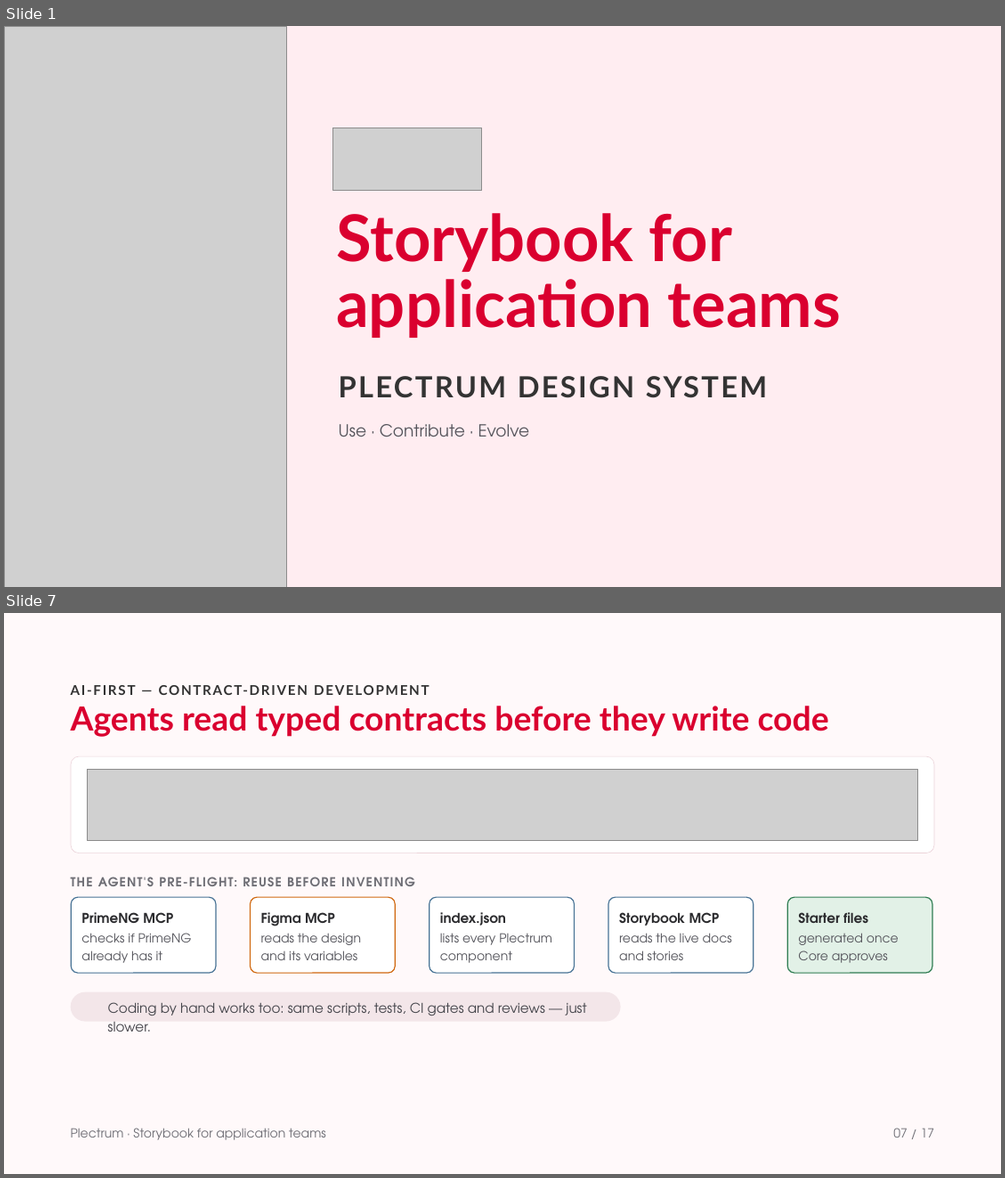
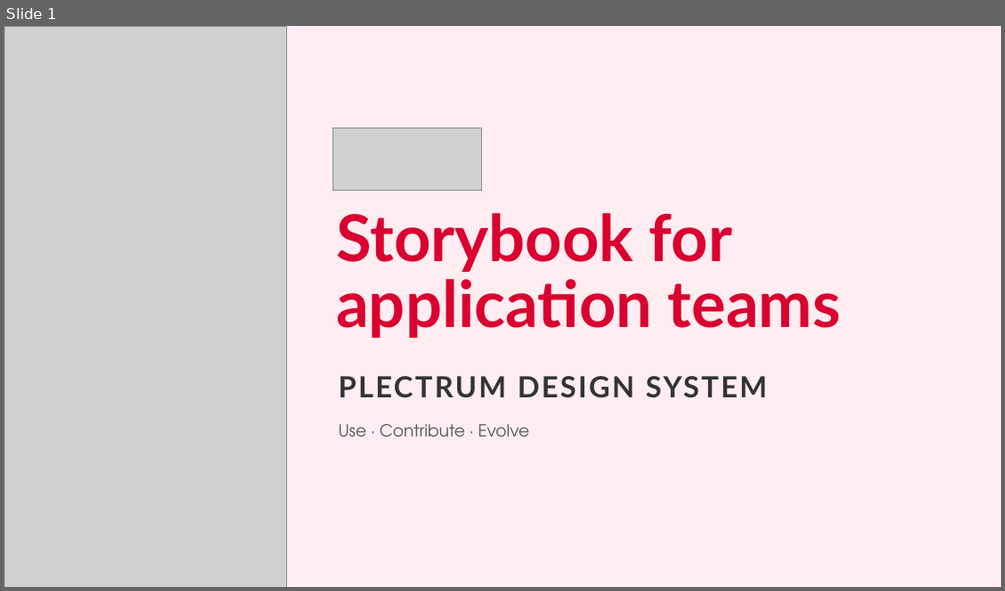
Before and after one commit to solidaris-danielbodigil/solidaris-plectrum, a slide deck: docs/Storybook for application teams.pptx. Shown one above the other, each under a label of ours: slides 1 and 7 before the commit, slide 1 after it; the slides between them are not shown. The pictures are 1005x1178 and 1005x591 pixels, drawn with LibreOffice and Linux fonts; fonts in the diff are those of the drawing; grey boxes stand for pictures; background and template pictures are left out. Boxes give left, top, right and bottom in pixels: in the first picture for what was removed or moved away, otherwise in the second. Text is boxed around its words. In the diff, an @@ line names an element or a change of style, - is before the commit and + after.

Commit message:
docs: add Storybook presentation for application teams

```diff
--- a/docs/Storybook for application teams.pptx
+++ b/docs/Storybook for application teams.pptx
@@ slide 7 removed at box(4, 613, 1001, 1174), background #FFF9FA @@
@@ text removed at box(71, 680, 961, 700) @@
-AI-FIRST — CONTRACT-DRIVEN DEVELOPMENT
@@ text removed at box(71, 706, 829, 737) @@
-Agents read typed contracts before they write code
@@ rounded rectangle removed at box(71, 756, 934, 853) @@
@@ picture removed at box(87, 770, 918, 840) @@
@@ text removed at box(71, 876, 415, 886) @@
-THE AGENT'S PRE-FLIGHT: REUSE BEFORE INVENTING
@@ rounded rectangle removed at box(72, 897, 217, 973) @@
@@ rounded rectangle removed at box(250, 897, 395, 973) @@
@@ rounded rectangle removed at box(429, 897, 574, 973) @@
@@ rounded rectangle removed at box(608, 897, 753, 973) @@
@@ rounded rectangle removed at box(788, 897, 933, 973) @@
@@ text removed at box(81, 912, 173, 923) @@
-PrimeNG MCP
@@ text removed at box(81, 933, 192, 963) @@
-checks if PrimeNG already has it
@@ text removed at box(261, 912, 335, 926) @@
-Figma MCP
@@ text removed at box(440, 912, 506, 925) @@
-index.json
@@ text removed at box(440, 933, 552, 963) @@
-lists every Plectrum component
@@ text removed at box(619, 912, 720, 925) @@
-Storybook MCP
@@ text removed at box(619, 933, 732, 960) @@
-reads the live docs and stories
@@ text removed at box(798, 912, 868, 923) @@
-Starter files
@@ text removed at box(798, 933, 898, 963) @@
-generated once Core approves
@@ text removed at box(261, 933, 361, 960) @@
-reads the design and its variables
@@ rounded rectangle removed at box(71, 992, 621, 1022) @@
@@ text removed at box(108, 1002, 586, 1015) @@
-Coding by hand works too: same scripts, tests, CI gates and reviews — just slower.
@@ text removed at box(71, 1127, 326, 1140) @@
-Plectrum · Storybook for application teams
@@ text removed at box(893, 1127, 935, 1137) @@
-07 / 17
```
Also in this commit, not shown: 14 slides changed, 1 slide added, 1 other slide removed.
